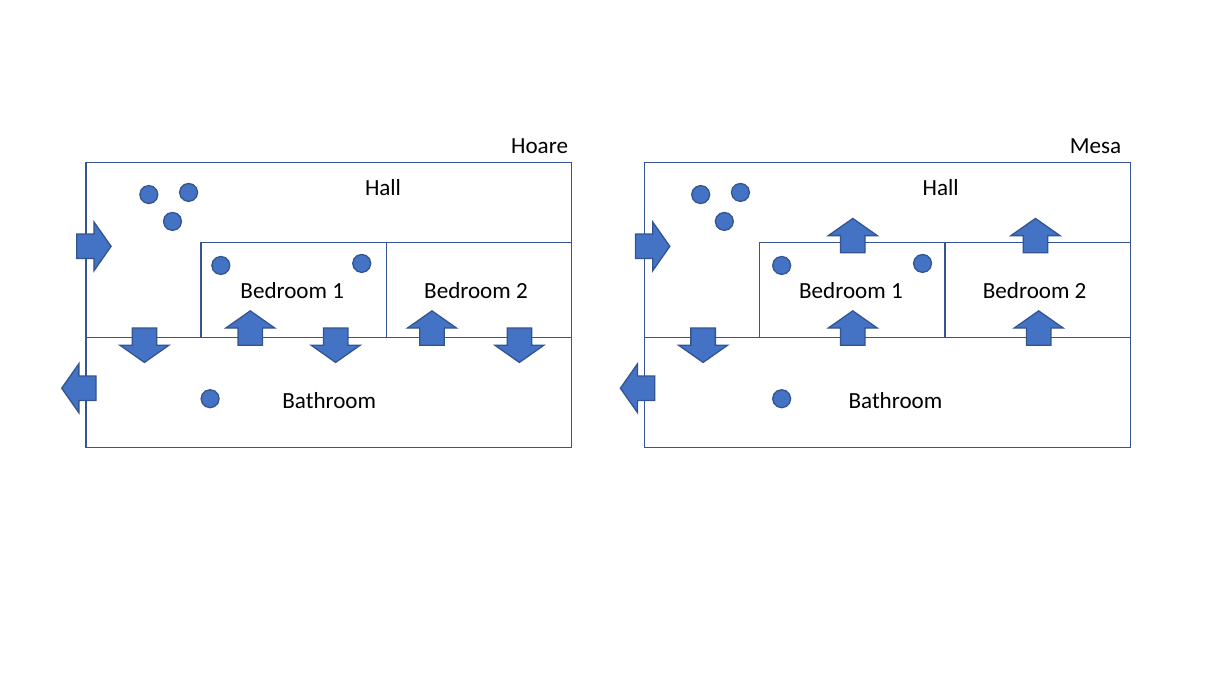
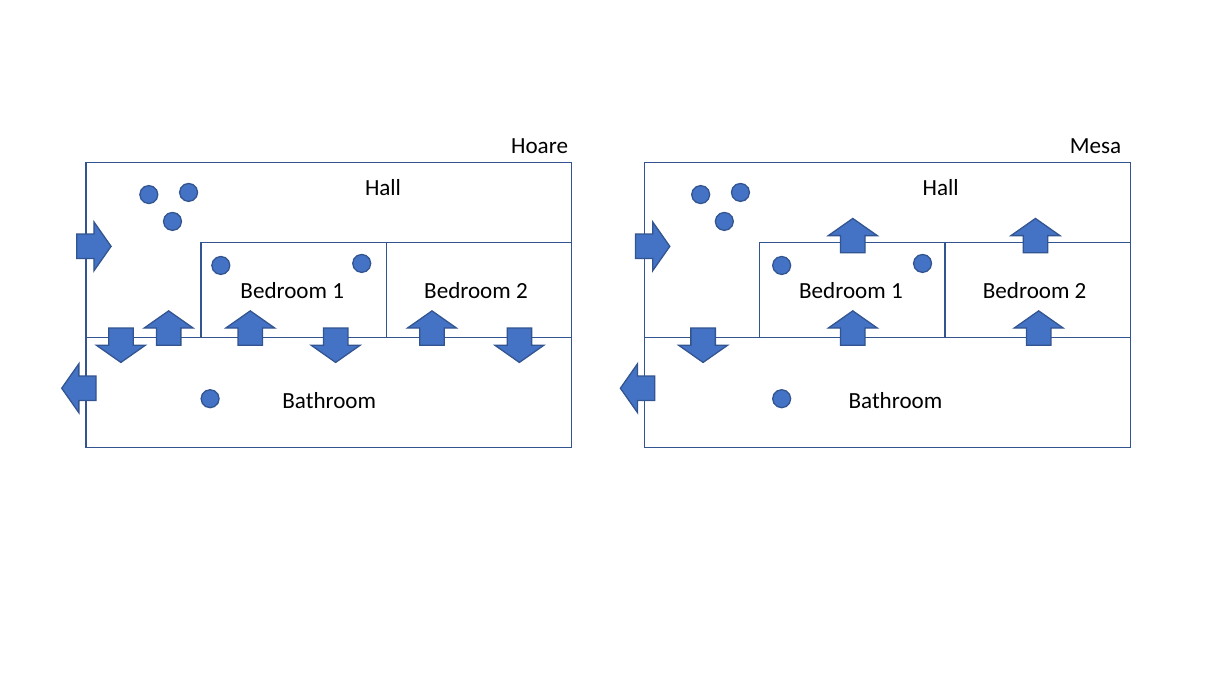
Before and after one commit to harmonylang/harmony, a slide deck: slide 5 of book/figures.pptx. Drawn at 1232x693 pixels with LibreOffice and Linux fonts; fonts in the diff are those of the drawing. Boxes give left, top, right and bottom in pixels: in the first picture for what was removed or moved away, otherwise in the second. Text is boxed around its words. In the diff, an @@ line names an element or a change of style, - is before the commit and + after.

```diff
--- a/book/figures.pptx
+++ b/book/figures.pptx
@@ up arrow: place and size @@
-up arrow at (120,328,169,362)
+up arrow at (96,328,145,362)
@@ up arrow added at (144,311,193,345), fill #4472C4, outline #325491 1 pt @@
```
Also in this commit, not shown: 4 other files.
